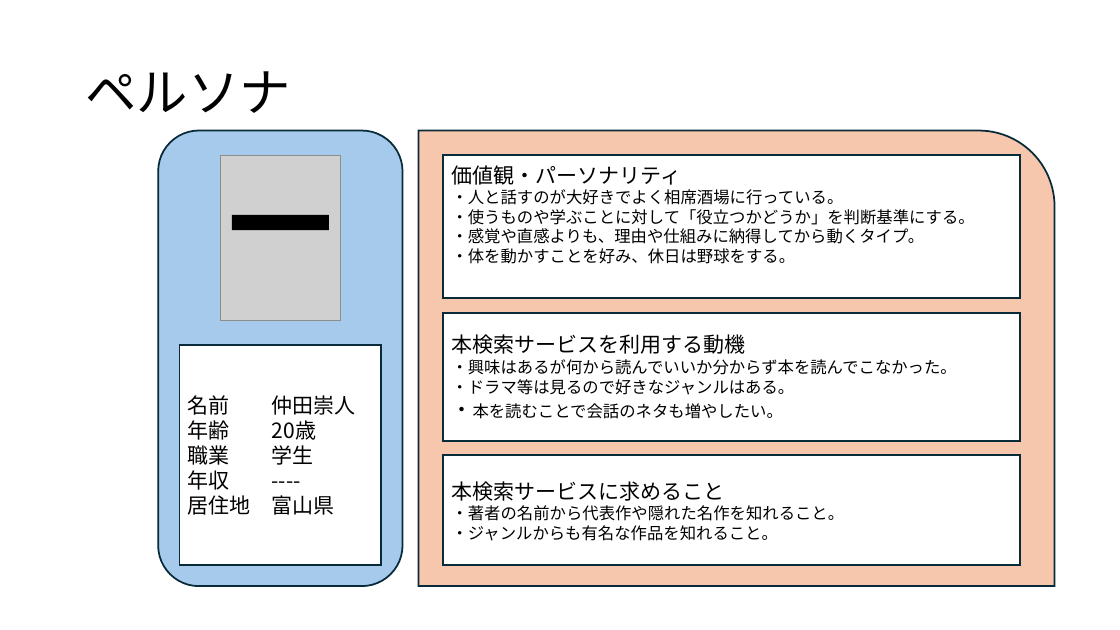
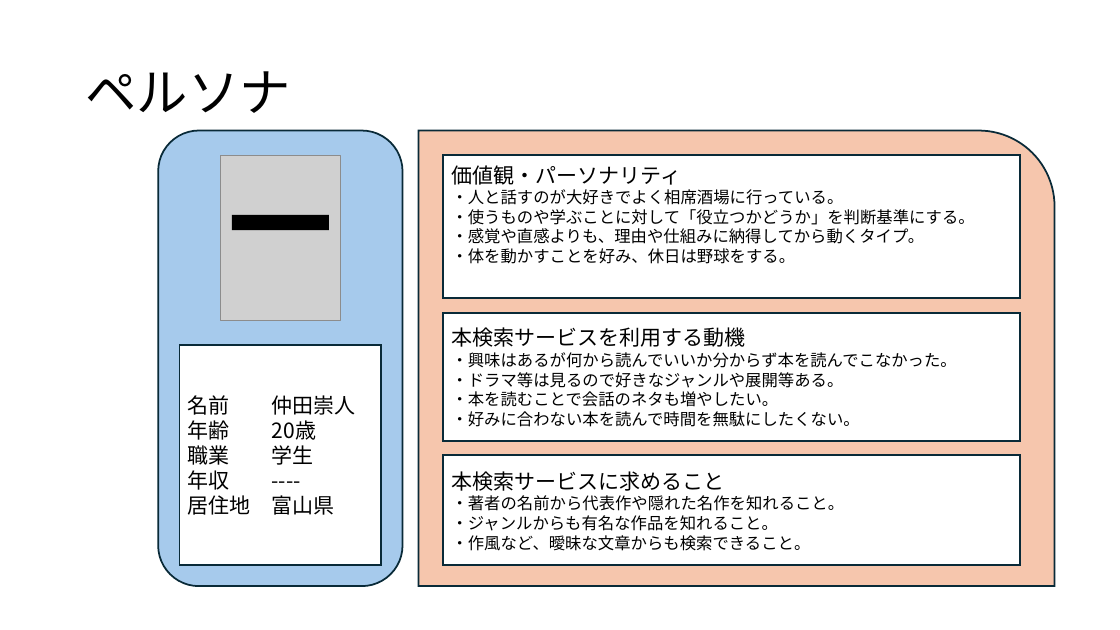
Before and after one commit to NakadaTakato/generative_ai_basics_and_business, a slide deck: slide 3 of プレゼンテーション2.pptx. Drawn at 1120x630 pixels with LibreOffice and Linux fonts; fonts in the diff are those of the drawing; grey boxes stand for pictures. Boxes give left, top, right and bottom in pixels: in the first picture for what was removed or moved away, otherwise in the second. Text is boxed around its words. In the diff, an @@ line names an element or a change of style, - is before the commit and + after.

```diff
--- a/プレゼンテーション2.pptx
+++ b/プレゼンテーション2.pptx
@@ text in rectangle at box(452, 372, 844, 388): text changed @@
-・ドラマ等は見るので好きなジャンルはある。
+・ドラマ等は見るので好きなジャンルや展開等ある。
@@ text in rectangle at box(452, 411, 860, 427): paragraph added @@
+・好みに合わない本を読んで時間を無駄にしたくない。
@@ text in rectangle at box(452, 391, 779, 407): size 18 to 14 pt in "・本を読むことで会話のネタも増やしたい。" @@
@@ text in rectangle at box(452, 535, 811, 551): paragraph added @@
+・作風など、曖昧な文章からも検索できること。
```
Also in this commit, not shown: 2 other slides changed.
